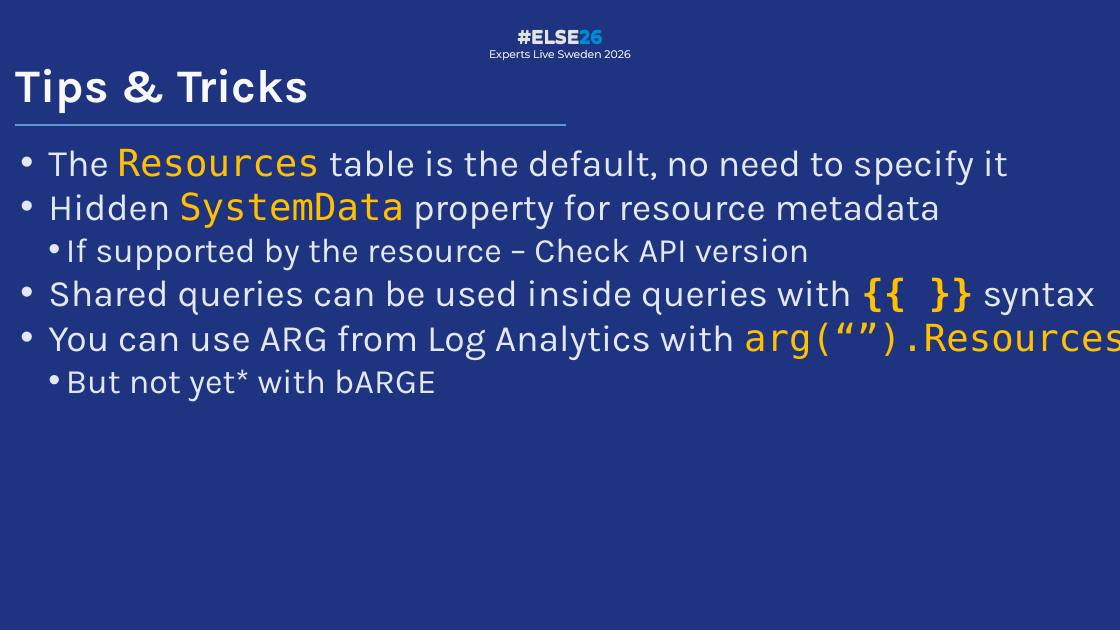
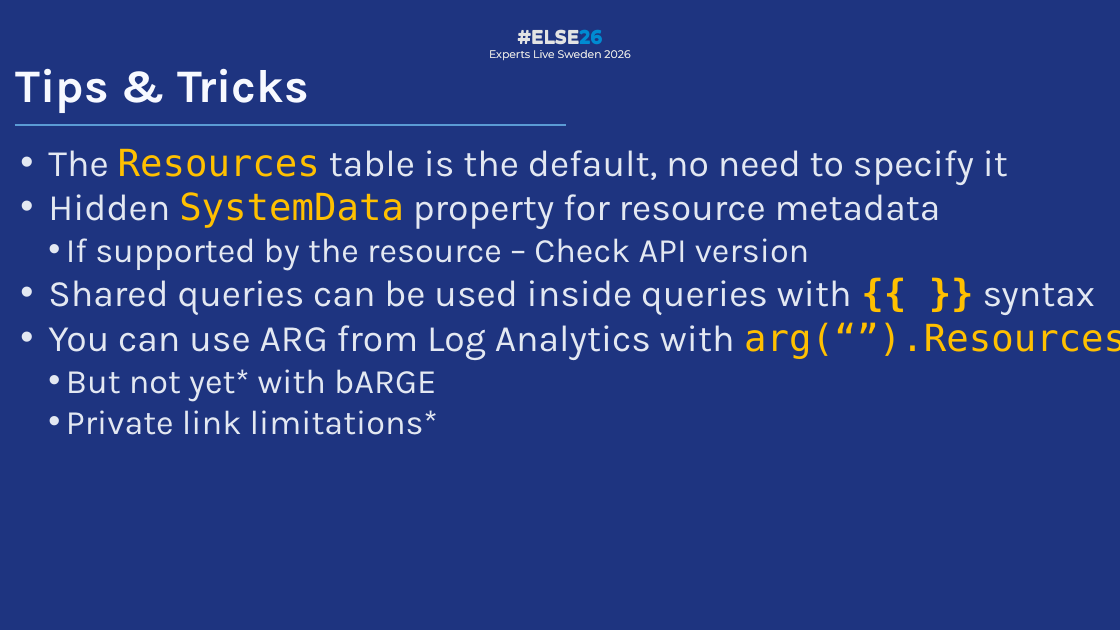
Before and after one commit to PalmEmanuel/ELSE26, a slide deck: slide 22 of ELSE26_TreasureHuntingInAzureWithKQL.pptx. Drawn at 1120x630 pixels with LibreOffice and Linux fonts; fonts in the diff are those of the drawing; background and template pictures are left out. Boxes give left, top, right and bottom in pixels: in the first picture for what was removed or moved away, otherwise in the second. Text is boxed around its words. In the diff, an @@ line names an element or a change of style, - is before the commit and + after.

```diff
--- a/ELSE26_TreasureHuntingInAzureWithKQL.pptx
+++ b/ELSE26_TreasureHuntingInAzureWithKQL.pptx
@@ text at [66,410,438,435]: paragraph added @@
+  • Private link limitations*
```
Also in this commit, not shown: 6 other slides changed, 1 slide added, 1 other file.
